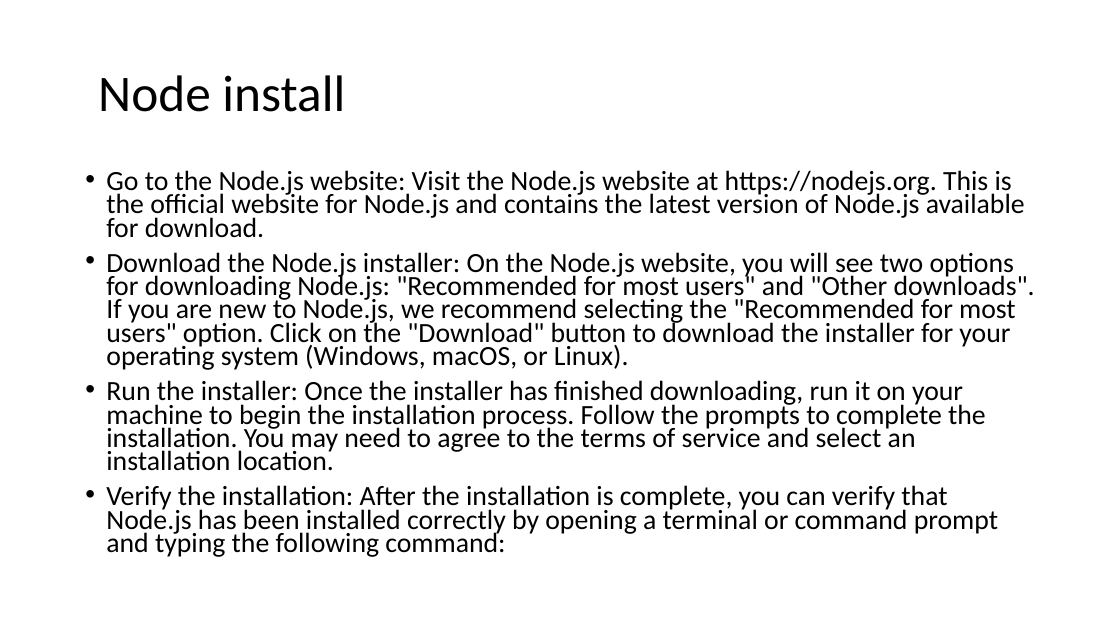
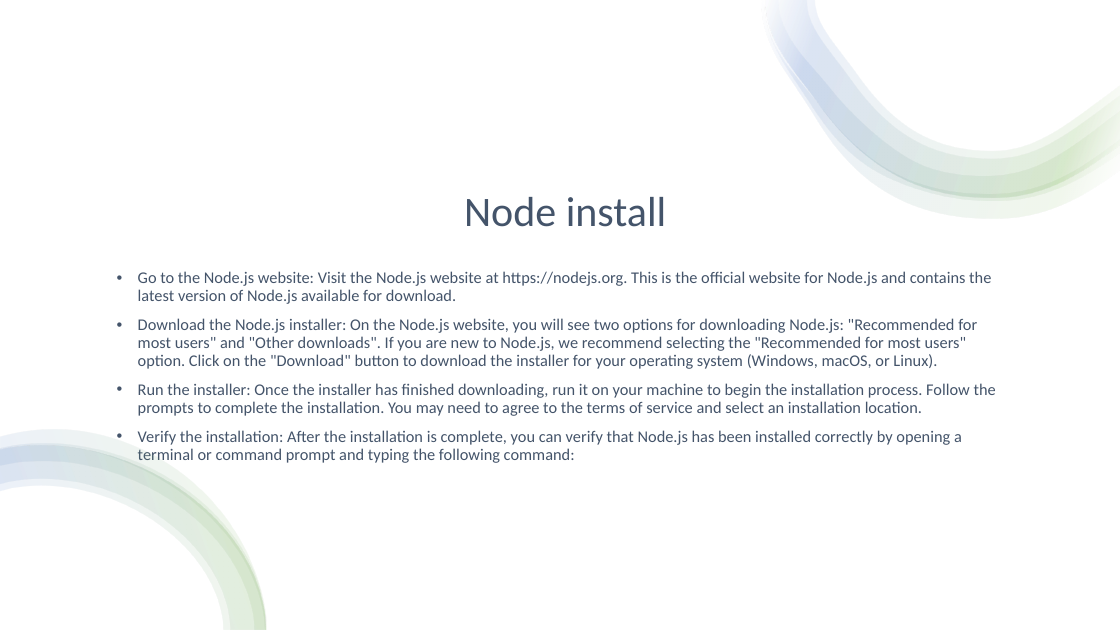
Before and after one commit to 1shaked/full-stack, a slide deck: slide 50 of 13ass/13ass.pptx. Drawn at 1120x630 pixels with LibreOffice and Linux fonts; fonts in the diff are those of the drawing. Boxes give left, top, right and bottom in pixels: in the first picture for what was removed or moved away, otherwise in the second. Text is boxed around its words. In the diff, an @@ line names an element or a change of style, - is before the commit and + after.

```diff
--- a/13ass/13ass.pptx
+++ b/13ass/13ass.pptx
@@ rectangle added at bbox=[0, 0, 1120, 630], fill #FFFFFF @@
@@ group added at bbox=[762, 0, 1120, 219]: 4 freeform shapes @@
@@ title "Node install": place and size @@
-title "Node install" at bbox=[98, 75, 345, 112]
+title "Node install" at bbox=[464, 197, 667, 227]
@@ title "Node install" at bbox=[464, 197, 667, 227]: size 44 to 36 pt, text colour #000000 to #44546A; alignment left to centre; vertical alignment middle to bottom @@
@@ text "Go to the Node.js website: ...": place and size @@
-text "Go to the Node.js website: ..." at bbox=[106, 170, 1035, 557]
+text "Go to the Node.js website: ..." at bbox=[138, 271, 996, 463]
@@ text "Go to the Node.js website: ..." at bbox=[138, 271, 996, 463]: size 23.8 to 14 pt, text colour #000000 to #44546A; line spacing 0.7 to 0.9 @@
@@ group added at bbox=[0, 430, 266, 630]: 4 freeform shapes @@
```
Also in this commit, not shown: 3 other slides changed, 31 other files.
